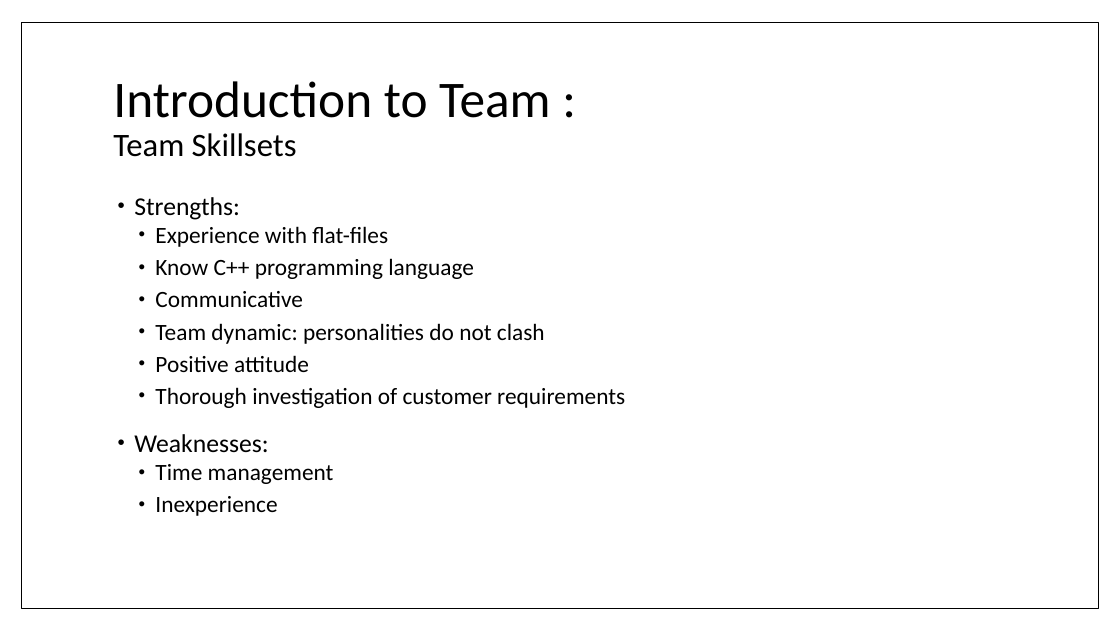
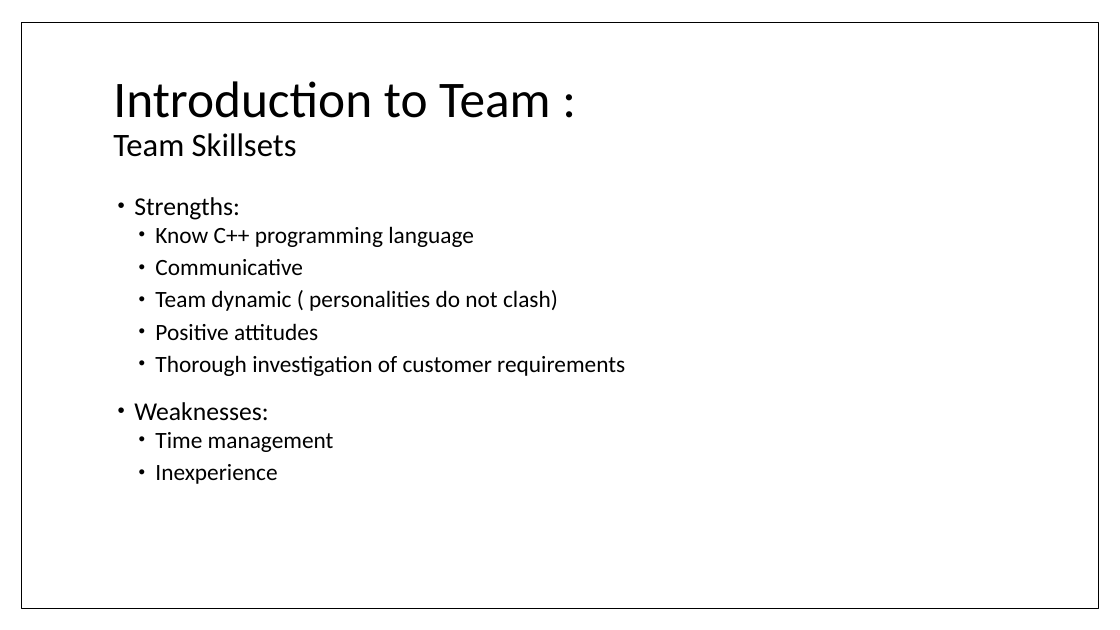
Before and after one commit to umdfeynman/umdfeynman, a slide deck: slide 5 of Work_In_Progress/CS/SPMP_Presentation.pptx (slide 4 before the commit). Drawn at 1120x630 pixels with LibreOffice and Linux fonts; fonts in the diff are those of the drawing. Boxes give left, top, right and bottom in pixels: in the first picture for what was removed or moved away, otherwise in the second. Text is boxed around its words. In the diff, an @@ line names an element or a change of style, - is before the commit and + after.

```diff
--- a/Work_In_Progress/CS/SPMP_Presentation.pptx
+++ b/Work_In_Progress/CS/SPMP_Presentation.pptx
@@ text at <box>155,226,388,247</box>: paragraph removed @@
-  • Experience with flat-files
@@ text at <box>155,290,558,340</box>: text changed @@
-  • Team dynamic: personalities do not clash
-  • Positive attitude
+  • Team dynamic ( personalities do not clash)
+  • Positive attitudes
```
Also in this commit, not shown: 6 other slides changed, 1 slide added.
